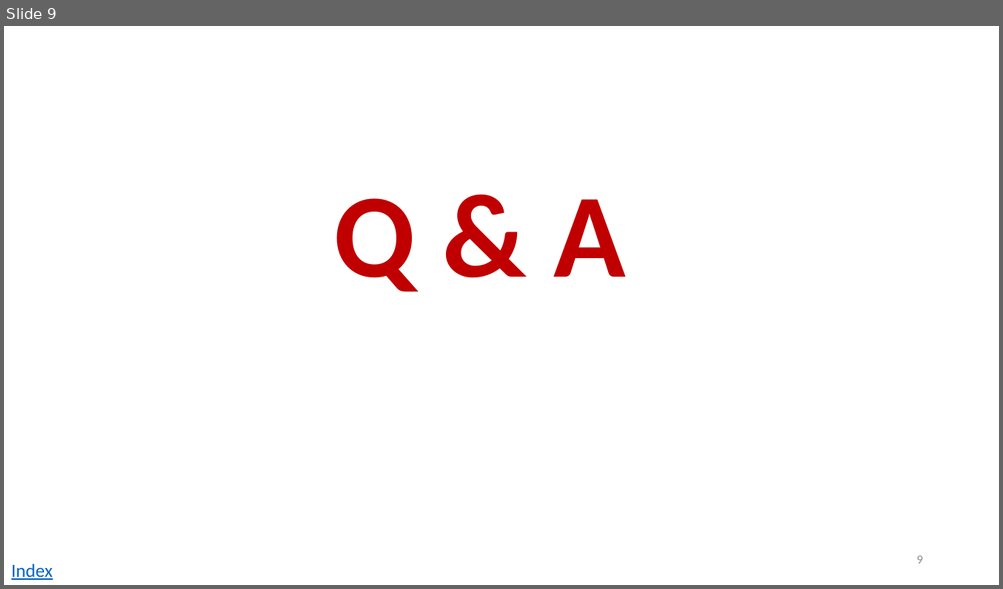
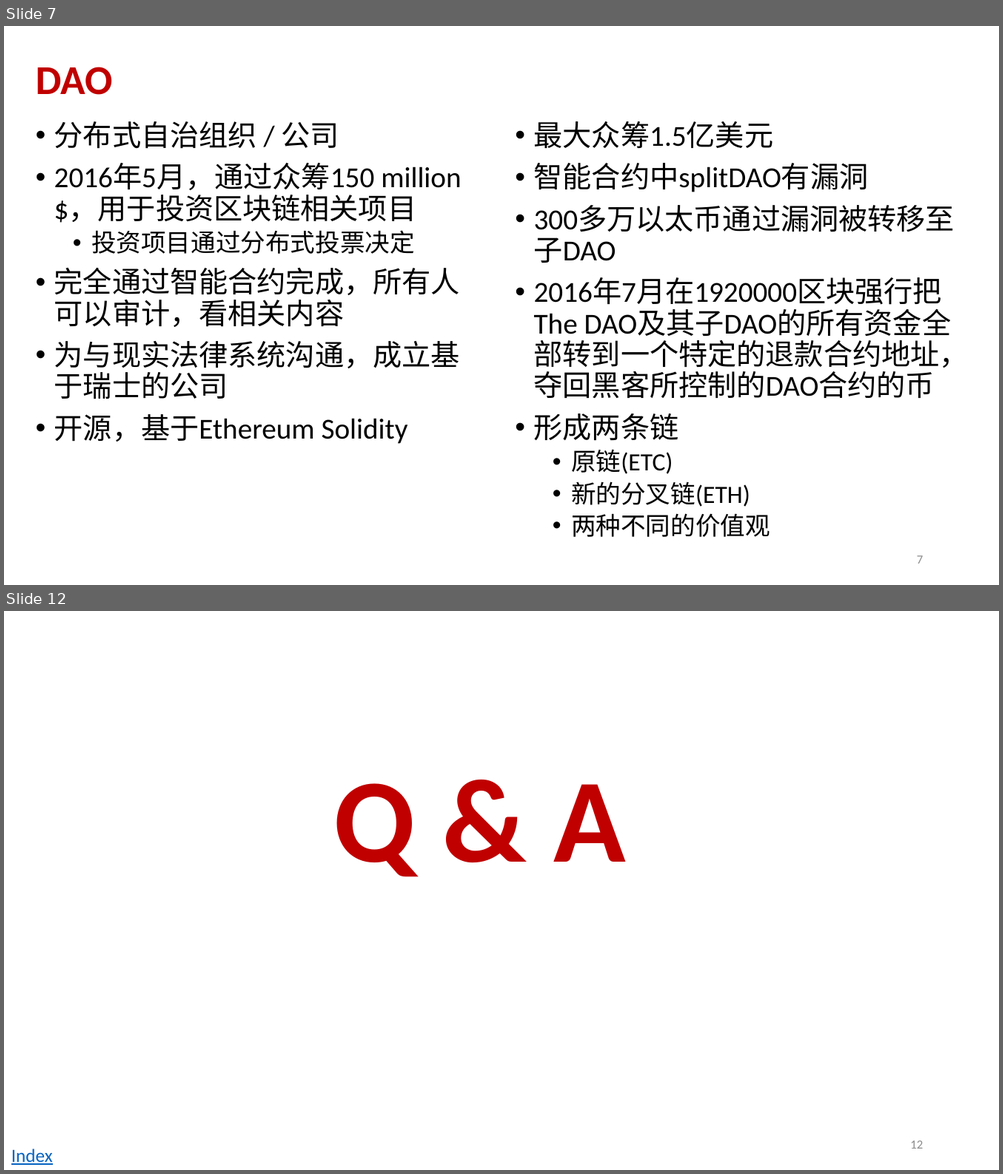
Before and after one commit to andyplusplus/blockchain, a slide deck: how_bitcoin_works_2/bc_0_blockChain.pptx. Shown one above the other, each under a label of ours: slide 9 before the commit, slides 7 and 12 after it; the slides between them are not shown. The pictures are 1003x589 and 1003x1174 pixels, drawn with LibreOffice and Linux fonts; fonts in the diff are those of the drawing. Boxes give left, top, right and bottom in pixels: in the first picture for what was removed or moved away, otherwise in the second. Text is boxed around its words. In the diff, an @@ line names an element or a change of style, - is before the commit and + after.

```diff
--- a/how_bitcoin_works_2/bc_0_blockChain.pptx
+++ b/how_bitcoin_works_2/bc_0_blockChain.pptx
@@ slide 7 added at (4, 26, 999, 585), background #FFFFFF @@
@@ title added at (36, 67, 113, 95), 39.6 pt, text #C00000, bold @@
+DAO
@@ text added at (54, 121, 461, 444), 28 pt, text #000000 @@
+• 分布式自治组织 / 公司
+• 2016年5月，通过众筹150 million $，用于投资区块链相关项目
+  • 投资项目通过分布式投票决定
+• 完全通过智能合约完成，所有人可以审计，看相关内容
+• 为与现实法律系统沟通，成立基于瑞士的公司
+• 开源，基于Ethereum Solidity
@@ text added at (534, 121, 934, 537), 28 pt, text #000000 @@
+• 最大众筹1.5亿美元
+• 智能合约中splitDAO有漏洞
+• 300多万以太币通过漏洞被转移至子DAO
+• 2016年7月在1920000区块强行把The DAO及其子DAO的所有资金全部转到一个特定的退款合约地址，夺回黑客所控制的DAO合约的币
+• 形成两条链
+  • 原链(ETC)
+  • 新的分叉链(ETH)
+  • 两种不同的价值观
@@ page number added at (916, 556, 922, 564), 12 pt, text #8C8C8C @@
+7
@@ what was slide 9 is now slide 12 @@
@@ page number at (910, 1141, 922, 1149): text changed @@
-9
+12
```
Also in this commit, not shown: 3 slides changed, 5 other slides added, 3 slides removed, 15 other files.
